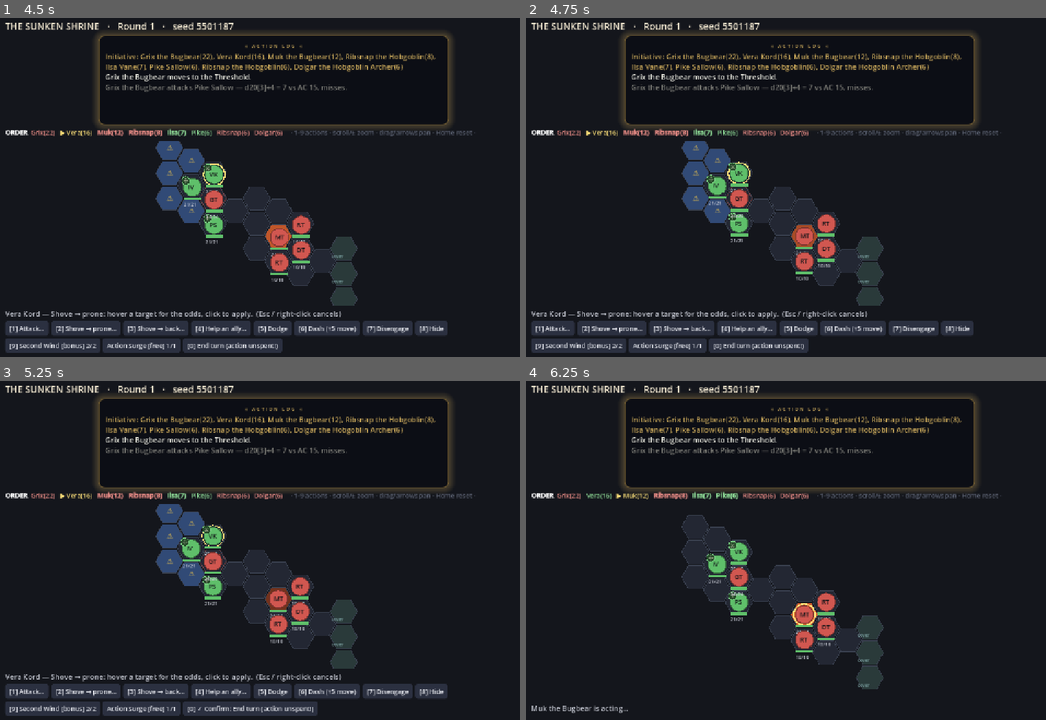
Above: before the commit, frames 1-4 (two rows, left to right).
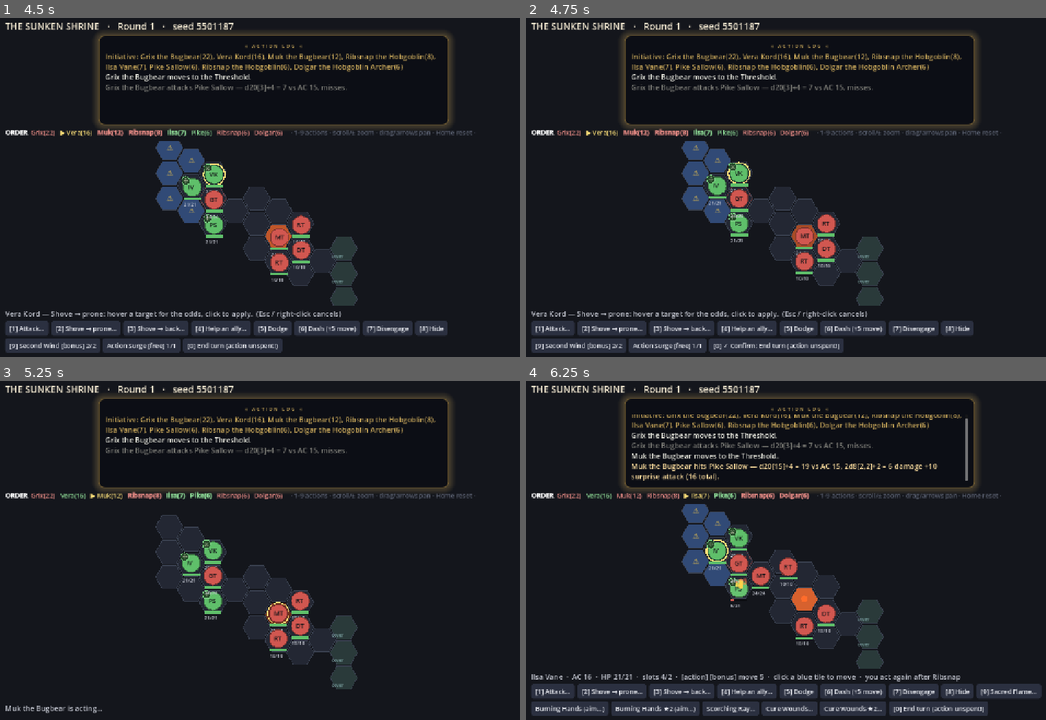
Above: after the commit, the same moments.

Repository: EgecanOzcakar/sorcmerc
Game: Godot game, scene res://scenes/main.tscn
Same seed, same stepped clock (60 frames per second), same inputs: the game is played once before the commit and once after it. This scene is started directly instead of the project's main scene.
Inputs (mouse positions are in pixels of both pictures, inside the frame that each line leads up to):
- Up to frame 1 (4.5 s): tap Enter at 0.5, 3.5, 4.25 s; drag from (275, 187) to (327, 109) at 0.52 s; click "[1] Attack…" at 1.25 s; click "[Esc] Cancel" at 2 s; click "[2] Shove → prone…" at 2.75 s; drag from (166, 204) to (244, 255) at 3.52 s; move the mouse to (327, 109) at 4.27 s; hold Right from 4.28 s (still down); tap 0 at 4.35 s
- Up to frame 2 (4.75 s): keep holding Right; tap Space at 4.55 s
- Up to frame 3 (5.25 s): release Right at 5 s; click (249, 709) at 5 s, where only the run after the commit has a clickable "[0] ✓ Confirm: End turn (acti…"
- Up to frame 4 (6.25 s): click (775, 709) at 5.75 s, where only the run before the commit has a clickable "[0] ✓ Confirm: End turn (acti…"

Frame 1 is identical in both runs. In frame 2, 0.4% of the frame differs, in the area x 37-62%, y 94-99%; in frame 3, 11%; in frame 4, 18%, in the area x 1-100%, y 9-99%.

Commit message:
main, ui_icons: status glyphs for reckless/sapped/slowed, Space ends turn
Reckless Attack set a real status with a real mechanical effect but had
no glyph in CONDITION_GLYPHS/CONDITION_ORDER -- pressing the button gave
zero visible feedback, reading as if it needed a target it doesn't take
(it's a free, self-only declaration per RAW; the follow-up Attack is a
separate button). Weapon mastery's Sap/Slow had the same gap. All three
now show in the token's status strip like every other condition does.

Also: Space now ends the turn / confirms the last button, same as the
existing "0" hotkey.

Co-Authored-By: Claude Sonnet 5 <noreply@anthropic.com>

Diff:
--- a/core/ui_icons.gd
+++ b/core/ui_icons.gd
@@ -150,11 +150,15 @@
 	"dodging": "◈",
 	"helped": "✚",
 	"down": "✗",
+	"reckless": "⚔",      # Reckless Attack — no glyph meant no feedback the button did anything
+	"sapped": "↯̸",        # weapon mastery Sap
+	"slowed": "⇣",        # weapon mastery Slow
 }
 # Fixed render order so a token's tag strip doesn't reshuffle between frames.
 const CONDITION_ORDER := ["down", "unconscious", "paralyzed", "petrified", "stunned",
 	"incapacitated", "restrained", "grappled", "prone", "frightened", "charmed",
-	"poisoned", "blinded", "deafened", "exhaustion", "invisible", "hidden", "dodging", "helped"]
+	"poisoned", "blinded", "deafened", "exhaustion", "invisible", "hidden", "dodging", "helped",
+	"reckless", "sapped", "slowed"]
 
 static func condition_glyph(id: String) -> String:
 	return String(CONDITION_GLYPHS.get(id, "•"))
--- a/scenes/main.gd
+++ b/scenes/main.gd
@@ -195,7 +195,7 @@
 		KEY_F1: SettingsOverlay.toggle(self, func(): _anim = Settings.anim())
 		KEY_1, KEY_2, KEY_3, KEY_4, KEY_5, KEY_6, KEY_7, KEY_8, KEY_9:
 			_press_hotkey(e.keycode - KEY_1)
-		KEY_0:
+		KEY_0, KEY_SPACE:
 			_press_hotkey(-1)  # last button (End turn / Cancel)
 
 func _press_hotkey(idx: int) -> void:
--- a/tests/test_conditions.gd
+++ b/tests/test_conditions.gd
@@ -8,6 +8,7 @@
 const Combatant = preload("res://core/combatant.gd")
 const Encounter = preload("res://core/encounter.gd")
 const Hex = preload("res://core/hex.gd")
+const Icons = preload("res://core/ui_icons.gd")
 
 var _pass = 0
 var _fail = 0
@@ -29,6 +30,7 @@
 	test_exhaustion()
 	test_charmed_and_frightened()
 	test_auto_stand_from_prone()
+	test_reckless_has_a_status_glyph()
 	print("test_conditions: %d passed, %d failed" % [_pass, _fail])
 	quit(1 if _fail > 0 else 0)
 
@@ -179,3 +181,19 @@
 	var cb2 = Combat.new(RNG.new(7), [c, _guy("foe2", "foe", Vector2i(4, 1))], Encounter.board())
 	cb2.begin_turn_for(c)
 	check(c.econ["move_left"] == c.speed, "a 0-cost discount feature leaves move untouched")
+
+# Reckless Attack (and the other engine-only flags: Sap/Slow) used to have no
+# glyph, so going reckless gave the player zero visible feedback that pressing
+# the button had done anything at all.
+func test_reckless_has_a_status_glyph() -> void:
+	var a = _guy("hero", "party", Vector2i(4, 0))
+	check(Icons.status_glyphs(a) == "", "no glyph before going reckless")
+	a.statuses["reckless"] = true
+	check(Icons.status_glyphs(a).contains(Icons.condition_glyph("reckless")),
+		"reckless shows up in the token's status strip")
+	a.statuses.erase("reckless")
+	a.statuses["sapped"] = true
+	check(Icons.status_glyphs(a).contains(Icons.condition_glyph("sapped")), "so does sapped")
+	a.statuses.erase("sapped")
+	a.statuses["slowed"] = true
+	check(Icons.status_glyphs(a).contains(Icons.condition_glyph("slowed")), "so does slowed")
